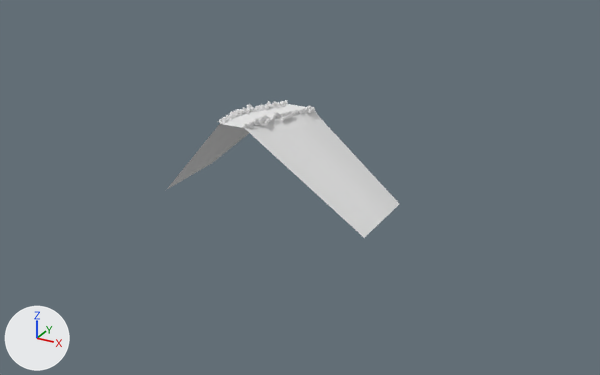
An edit to the OBJ model VektoriaApp/models/RoadTiles/RoadTiles_Curve/RoadTiles_CurveR/RoadTile_Curve_R0.obj, drawn before and after from the same camera.
Both versions are drawn from a 50 mm camera at (1481.0, -2368.0, 938.0) aimed at (173.0, 10.0, -251.0). Arrows for +X, +Y and +Z are at lower left; the lights stay in place. Where no turn or scale is listed for an object, it has been applied to the vertices. Vertices at the same position are counted once.

Before the edit, the objects in view are built like this:
```python
me_road_ground_003_plane_001 = bpy.data.meshes.new('Road_Ground.003_Plane.001')
me_road_ground_003_plane_001.from_pydata(...)  # 6274 vertices, 12309 faces, 1 loose edge; spans x -300.0..500.0, y -150.0..150.0, z -300.0..25.0
# faces by material slot: [55, 12254]
me_road_ground_003_plane_001.materials.append(mat_road_003)  # white #e7e7e7
me_road_ground_003_plane_001.materials.append(mat_rocks_001)  # white #e7e7e7
ob_road_ground_003_plane_001 = bpy.data.objects.new('Road_Ground.003_Plane.001', me_road_ground_003_plane_001)
ob_road_ground_003_plane_001.location = (0.0, 0.0, 0.0)
```
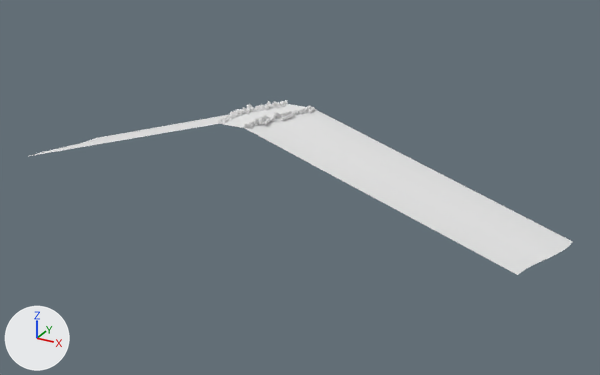
Where the change shows, as pixel boxes [x1, y1, x2, y2] in the pictures (600 x 375 px):
'Road_Ground.003_Plane.001', reshaped (133% wider, 27% taller): before [167, 100, 399, 238]; after [30, 100, 573, 275]
part 1 of me_road_ground_003_plane_001, cut back: before [167, 106, 399, 238]
part 2 of me_road_ground_003_plane_001, added: after [30, 109, 259, 156]
part 3 of me_road_ground_003_plane_001, added: after [245, 109, 573, 275]

The edits, one by one:
me_road_ground_003_plane_001 is used by ob_road_ground_003_plane_001; location (0.0, 0.0, 0.0).
me_road_ground_003_plane_001 had 6274 vertices, 12309 faces, 1 loose edge and spanned x -300.0..500.0, y -150.0..150.0, z -300.0..25.0.
me_road_ground_003_plane_001 now has 6250 vertices, 12287 faces, 1 loose edge and spans x -997.0..1100.0, y -150.0..150.0, z -300.0..25.0.
me_road_ground_003_plane_001 part 1: 10 vertices moved within x -20.0..152.0, y -60.0..122.0, z -1.0..16.0; 48 vertices removed from x -300.0..500.0, y -150.0..150.0, z -300.0..-31.0.
me_road_ground_003_plane_001 part 2: 12 vertices added at x -997.0..-900.0, y -150.0..150.0, z -300.0.
me_road_ground_003_plane_001 part 3: 12 vertices added at x 1003.0..1100.0, y -150.0..150.0, z -300.0.
